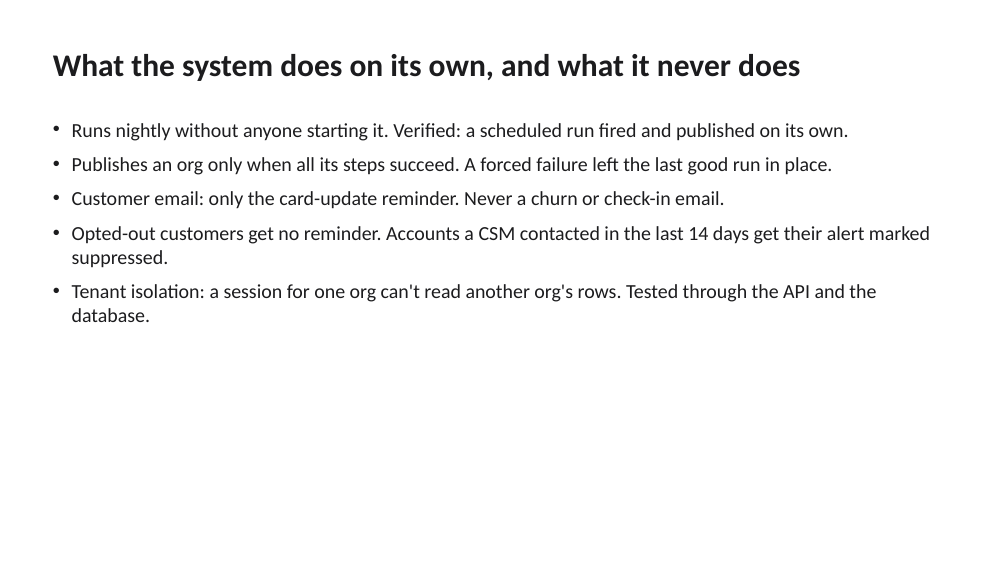
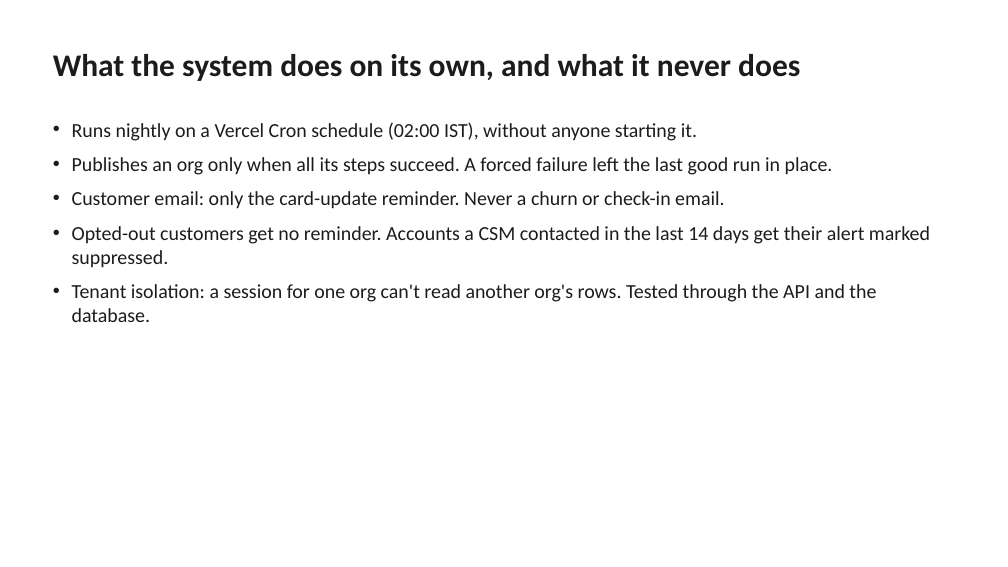
Before and after one commit to udhayakumaran/fello-renewal-risk, a slide deck: slide 8 of docs/renewal-risk-deck.pptx. Drawn at 1008x567 pixels with LibreOffice and Linux fonts; fonts in the diff are those of the drawing. Boxes give left, top, right and bottom in pixels: in the first picture for what was removed or moved away, otherwise in the second. Text is boxed around its words. In the diff, an @@ line names an element or a change of style, - is before the commit and + after.

```diff
--- a/docs/renewal-risk-deck.pptx
+++ b/docs/renewal-risk-deck.pptx
@@ text at [72,122,697,141]: text changed @@
-• Runs nightly without anyone starting it. Verified: a scheduled run fired and published on its own.
+• Runs nightly on a Vercel Cron schedule (02:00 IST), without anyone starting it.
```
Also in this commit, not shown: 4 other slides changed, 1 other file.
